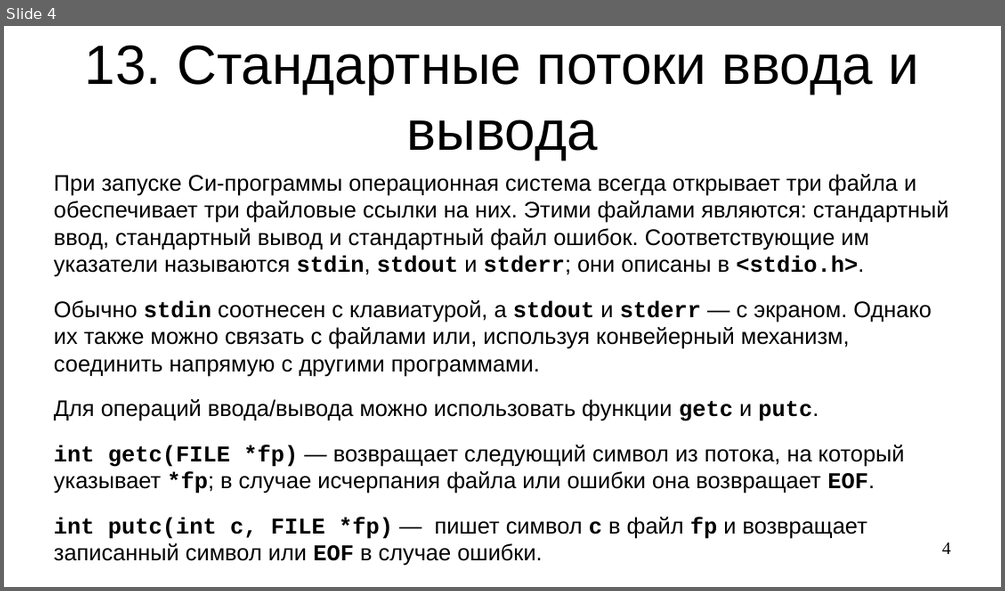
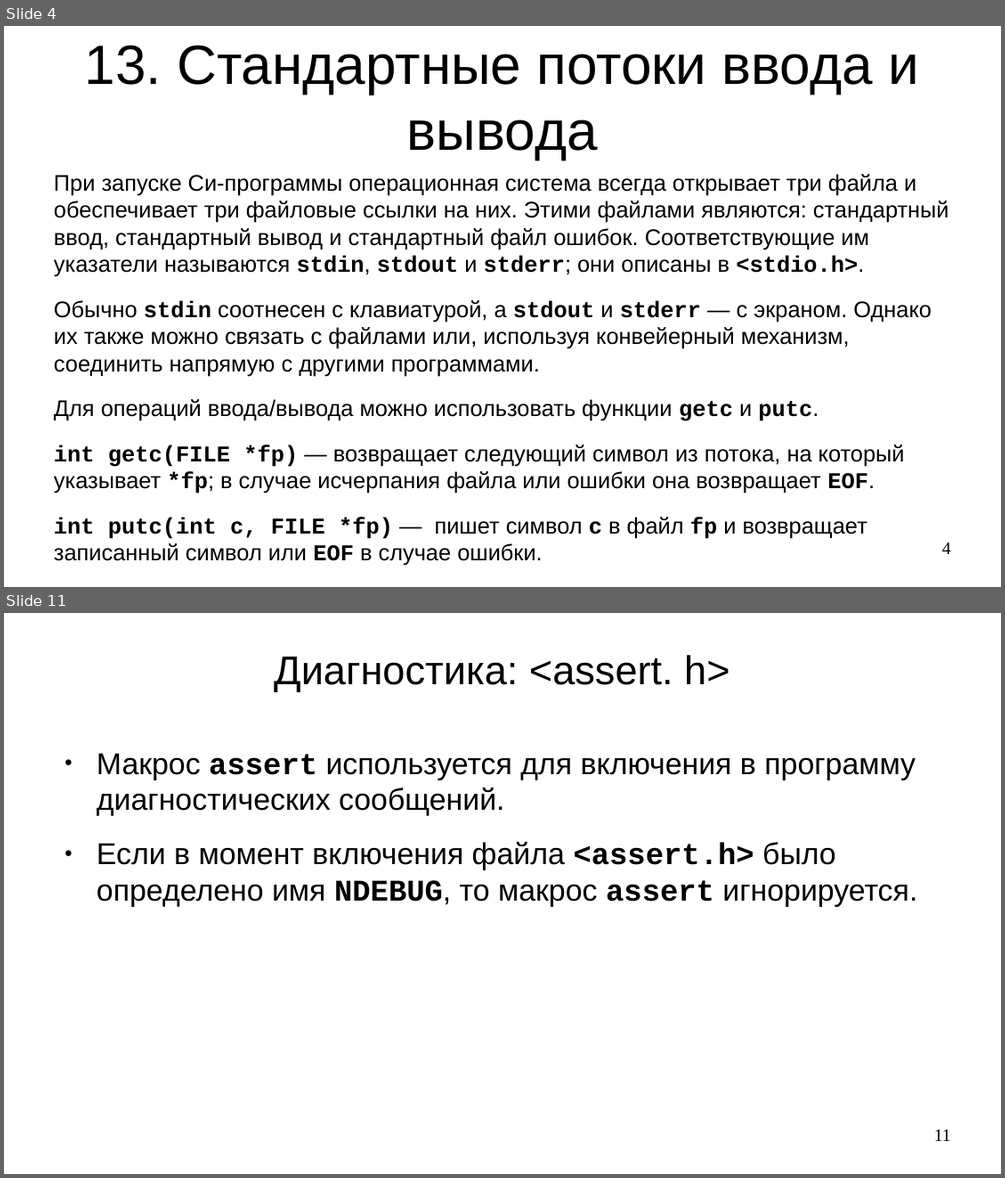
Before and after one commit to steelcraft/stud-lab, a slide deck: Лекции/CBCP01#L8.odp. Shown one above the other, each under a label of ours: slide 4 before the commit, slides 4 and 11 after it; the slides between them are not shown. The pictures are 1005x591 and 1005x1178 pixels, drawn with LibreOffice and Linux fonts; fonts in the diff are those of the drawing. Boxes give left, top, right and bottom in pixels: in the first picture for what was removed or moved away, otherwise in the second. Text is boxed around its words. In the diff, an @@ line names an element or a change of style, - is before the commit and + after.

```diff
--- a/Лекции/CBCP01#L8.odp
+++ b/Лекции/CBCP01#L8.odp
@@ slide 11 added at bbox=[4, 613, 1001, 1174], background #FFFFFF @@
@@ title added at bbox=[274, 655, 729, 692], 32 pt, text #000000 @@
+Диагностика: <assert. h>
@@ text added at bbox=[97, 753, 917, 907], 24 pt, text #000000 @@
+● Макрос assert используется для включения в программу диагностических сообщений.
+● Если в момент включения файла <assert.h> было определено имя NDEBUG, то макрос assert игнорируется.
@@ page number added at bbox=[934, 1129, 951, 1141], 14 pt, text #000000 @@
+11
```
Also in this commit, not shown: 1 slide changed, 8 other slides added.
